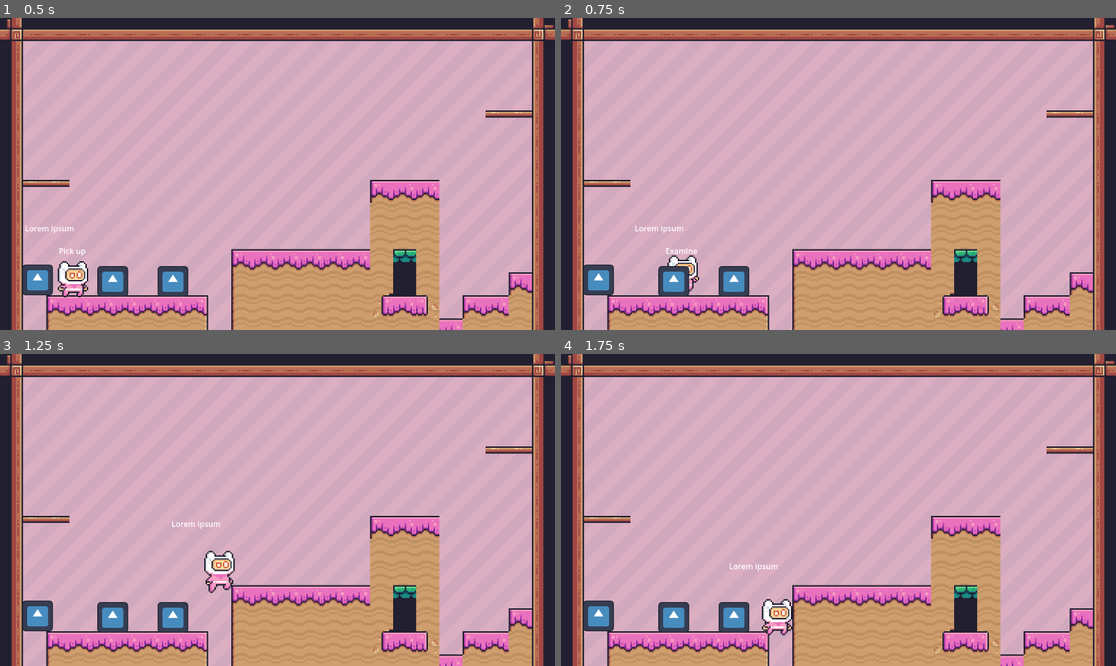
Above: before the commit, frames 1-4 (two rows, left to right).
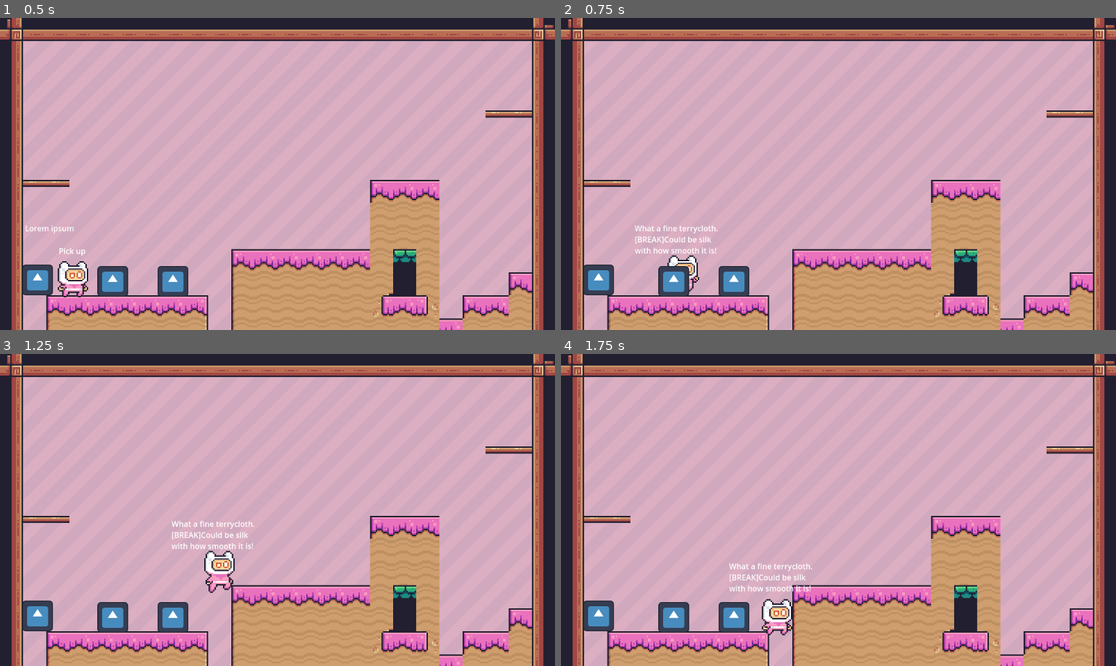
Above: after the commit, the same moments.

Repository: Seblecaribou/AdventureGamePrototype
Game: Godot game, scene res://Scenes/Main.tscn
The game is run twice, just before and just after one commit, with the same random seed, the same clock (stepped at 60 frames per second) and the same inputs. The engine's default icon, where the game draws it, is replaced by a stand-in: a white triangle on a blue panel in a dark square.
Inputs (mouse positions are in pixels of both pictures, inside the frame that each line leads up to):
- Up to frame 1 (0.5 s): no input
- Up to frame 2 (0.75 s): tap Enter at 0.5 s; move the mouse to (960, 158) at 0.52 s; hold D (right) from 0.53 s (still down); hold Shift (run) from 0.53 s (still down); tap E (interact) at 0.6 s; click (960, 158) at 0.67 s
- Up to frame 3 (1.25 s): keep holding D (right); keep holding Shift (run); tap Space (jump) at 0.77, 1.07 s
- Up to frame 4 (1.75 s): release D (right) at 1.25 s; release Shift (run) at 1.25 s; drag from (727, 525) to (733, 616) at 1.27 s

Frame 1 is identical in both runs. In frame 2, 0.4% of the frame differs, in the area x 13-29%, y 66-76%; in frame 3, 0.4%; in frame 4, 0.4%, in the area x 30-46%, y 67-77%.
Error before the commit: Invalid assignment of property or key 'text' with value of type 'String' on a base object of type 'Nil'. (res://Scripts/Components/InteractionComponent.gd:30)

Commit message:
Added observe to state machine

Diff:
--- a/Scenes/PlayerCharacter.tscn
+++ b/Scenes/PlayerCharacter.tscn
@@ -227,8 +227,10 @@
 player_character = NodePath("../..")
 animation_component = NodePath("../../AnimationComponent")
 
-[node name="Observe" type="Node" parent="StateMachineComponent"]
+[node name="Observe" type="Node" parent="StateMachineComponent" node_paths=PackedStringArray("player_character", "animation_component")]
 script = ExtResource("6_3wlrt")
+player_character = NodePath("../..")
+animation_component = NodePath("../../AnimationComponent")
 
 [node name="CollisionShape2D" type="CollisionShape2D" parent="."]
 position = Vector2(0, 2)
@@ -249,9 +251,10 @@
 [node name="InputComponent" type="Node2D" parent="."]
 script = ExtResource("5_rc75k")
 
-[node name="InteractionComponent" type="Node2D" parent="." node_paths=PackedStringArray("label")]
+[node name="InteractionComponent" type="Node2D" parent="." node_paths=PackedStringArray("label", "interaction_content")]
 script = ExtResource("7_hjhmt")
 label = NodePath("../Interaction Nodes/InteractionLabel")
+interaction_content = NodePath("../Interaction Nodes/InteractionDescription")
 
 [node name="MovementComponent" type="Node2D" parent="." node_paths=PackedStringArray("character")]
 script = ExtResource("6_2bu6f")
--- a/Scripts/Components/AnimationComponent.gd
+++ b/Scripts/Components/AnimationComponent.gd
@@ -22,6 +22,8 @@
 			animated_sprite_2D.play("jump")
 		"run":
 			animated_sprite_2D.play("run")
+		"observe":
+			animated_sprite_2D.play("observe")
 
 func flip_sprite() -> void:
 	animated_sprite_2D.flip_h = character.velocity.x < 0
--- a/Scripts/Components/InteractionComponent.gd
+++ b/Scripts/Components/InteractionComponent.gd
@@ -24,6 +24,7 @@
 
 func interact():
 	if interactions:
+		label.text = ""
 		var current_interaction = interactions[0]
 		match current_interaction.interact_type:#TODO write function for each match case in INTERACT_TYPE_ENUM
 			"obs":
--- a/Scripts/Components/States/Player/PlayerObserveState.gd
+++ b/Scripts/Components/States/Player/PlayerObserveState.gd
@@ -2,5 +2,4 @@
 extends StateComponent
 
 func physics_process(delta):
-
-	pass
+	animation_component.animate("observe")
